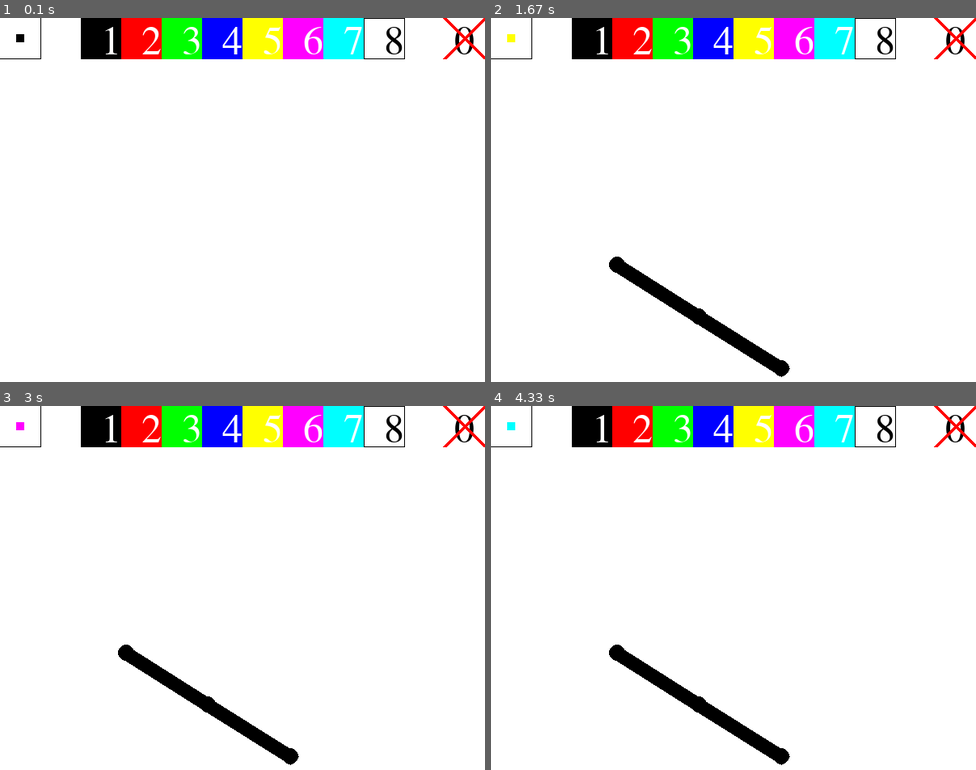
Above: before the commit, frames 1-4 (two rows, left to right).
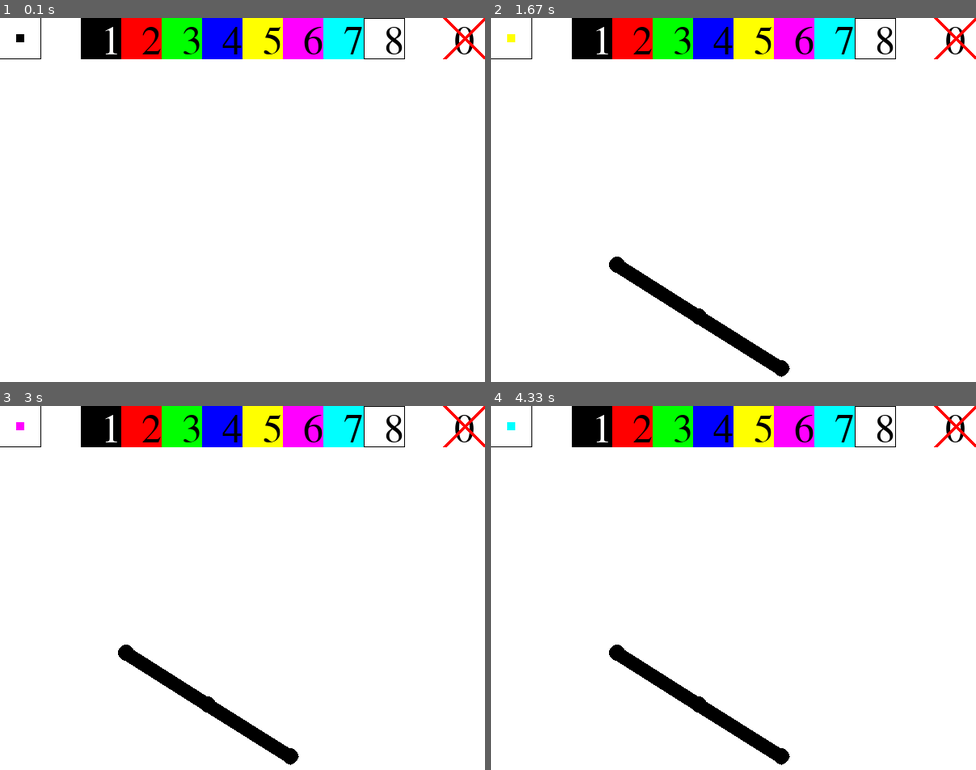
Above: after the commit, the same moments.

Repository: Alef-0/Pygame-Learning
Game: pygame game, started from draw/drawer.py
Two runs of this game, one before a commit and one after it. Both use one fixed random seed, a clock stepped at 60 frames per second and the inputs below.
Inputs (mouse positions are in pixels of both pictures, inside the frame that each line leads up to):
- Up to frame 1 (0.1 s): no input
- Up to frame 2 (1.67 s): press the mouse at (617, 265) at 0.37 s; move the mouse to (699, 316) at 0.47 s; release the mouse at (782, 367) at 0.6 s; tap 8 at 0.67 s; tap 1 at 1 s; tap 5 at 1.33 s
- Up to frame 3 (3 s): tap 2 at 2.17 s; tap 6 at 2.5 s
- Up to frame 4 (4.33 s): tap 3 at 3.33 s; tap 7 at 3.67 s

The runs differ from the first frame. In frame 1, 0.6% of the frame differs, in the area x 29-75%, y 2-10%; in frame 2, 0.6%; in frame 3, 0.6%; in frame 4, 0.6%.

Commit message:
NEW DRAW

Diff:
--- a/draw/drawer.py
+++ b/draw/drawer.py
@@ -27,7 +27,6 @@
 screen = display.set_mode((WIDTH,HEIGHT))
 screen.fill(WHITE)
 clock = time.Clock()
-pressed = False
 last_mouse_pos = (0,0)
 green_flag,red_flag,blue_flag = False,False,False
 fonte = py.font.Font(path.join(CWD,"times-roman.ttf"),50)
@@ -64,11 +63,10 @@
             #outros
             elif event.button == 4 and radius < 50: radius+=1
             elif event.button == 5 and radius > 1: radius-=1
-            elif event.button < 3: pressed = True
         elif event.type == py.MOUSEBUTTONUP:
-            if event.button < 3: pressed = False
-    clock.tick_busy_loop(60)
-    display.set_caption(f'PAINT (FPS:{clock.get_fps()})')
+            pass
+    clock.tick_busy_loop(1200)
+    display.set_caption(f'PAINT (FPS:{clock.get_fps():04.2f})')
     draw.rect(screen,WHITE,Rect(0,0,WIDTH,50))
 
     #comandos
@@ -96,11 +94,13 @@
     number = 1
     for colors in color_dict.values():
         rectangle.move_ip(50,0)
-        if not colors == WHITE:
+        if not colors == BLACK and not colors == WHITE:
             draw.rect(screen,colors,rectangle)
+            screen.blit(fonte.render(f"{number}",True,BLACK),rectangle.midtop)
+        elif colors == BLACK:
+            draw.rect(screen,BLACK,rectangle)
             screen.blit(fonte.render(f"{number}",True,WHITE),rectangle.midtop)
         else:
-            # draw.lines(screen,BLUE,False,[(rectangle.x,rectangle.y+rectangle.height-1),(rectangle.x+rectangle.width,rectangle.y+rectangle.height-1),rectangle.topright])
             draw.rect(screen,BLACK,rectangle,1)
             screen.blit(fonte.render(f"{number}",True,BLACK),rectangle.midtop)
         number+=1
